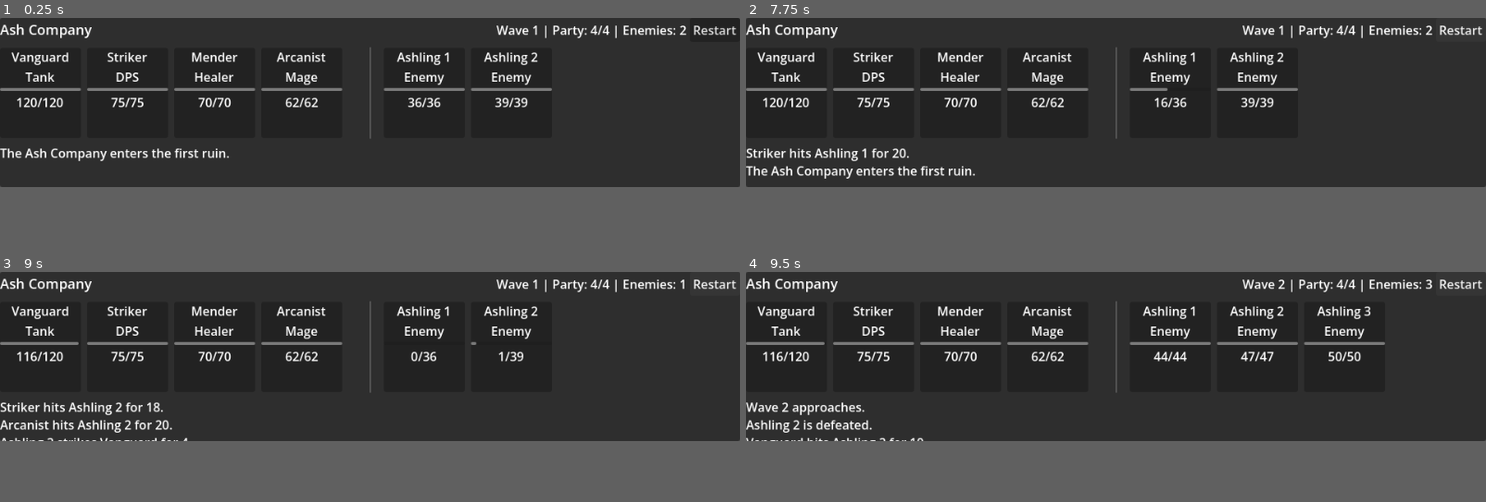
Above: before the commit, frames 1-4 (two rows, left to right).
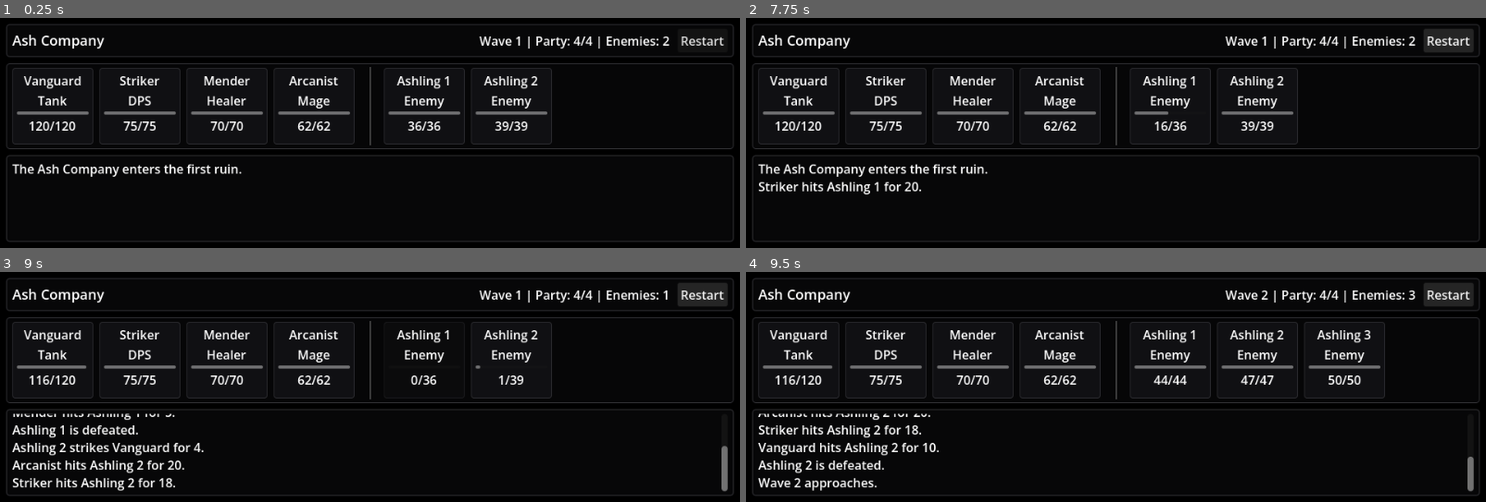
Above: after the commit, the same moments.

Repository: andrePfeiffer/ash-company
Game: Godot game, scene res://scenes/main.tscn
Two runs of this game, one before a commit and one after it. Both use one fixed random seed, a clock stepped at 60 frames per second and the inputs below.
Inputs:
- Up to frame 1 (0.25 s): no input
- Up to frame 2 (7.75 s): click "Restart" at 0.5 s; click "Restart" at 1.25 s; click "Restart" at 2 s; tap Enter at 2.75, 4.25, 5.75 s; tap Space at 3.5, 5, 6.5 s
- Up to frame 3 (9 s): no input
- Up to frame 4 (9.5 s): no input
In our replay, the window is 799x183 before the commit and 799x249 after it. These sizes can differ from the game's own. Grey fills any space a smaller window leaves; there, only what the larger window draws over its background counts as a difference.

The runs differ from the first frame. In frame 1, 56% of the frame differs, in the area x 0-100%, y 0-98%; in frame 2, 56%; in frame 3, 57%; in frame 4, 55%.

Commit message:
Add comments and improve window behavior.

Diff:
--- a/project.godot
+++ b/project.godot
@@ -8,10 +8,6 @@
 
 config_version=5
 
-[animation]
-
-compatibility/default_parent_skeleton_in_mesh_instance_3d=true
-
 [application]
 
 config/name="Ash Company"
@@ -21,11 +17,15 @@
 [display]
 
 window/size/viewport_width=960
-window/size/viewport_height=220
-window/size/resizable=false
+window/size/viewport_height=300
+window/size/borderless=true
+window/size/always_on_top=true
+window/size/transparent=true
 window/size/window_width_override=960
-window/size/window_height_override=220
+window/size/window_height_override=300
+window/per_pixel_transparency/allowed=true
 
 [rendering]
 
 renderer/rendering_method="gl_compatibility"
+viewport/transparent_background=true
--- a/scenes/main.tscn
+++ b/scenes/main.tscn
@@ -1,8 +1,8 @@
-[gd_scene load_steps=2 format=3]
+[gd_scene format=3 uid="uid://7eabvb6dgx0w"]
 
-[ext_resource type="Script" path="res://scripts/main.gd" id="1_main_script"]
+[ext_resource type="Script" uid="uid://l8rgvnl0boy3" path="res://scripts/main.gd" id="1_main_script"]
 
-[node name="Main" type="Control"]
+[node name="Main" type="Control" unique_id=445556928]
 layout_mode = 3
 anchors_preset = 15
 anchor_right = 1.0
--- a/scripts/main.gd
+++ b/scripts/main.gd
@@ -1,14 +1,22 @@
 extends Control
 
+# This MVP keeps everything in one file on purpose.
+# Later we will split this into smaller scripts, such as Combatant.gd, CombatSystem.gd, and CombatLog.gd.
+
 class Combatant:
+	# Display data.
 	var display_name: String
 	var role: String
+
+	# Combat stats.
 	var max_hp: int
 	var hp: int
 	var attack: int
 	var defense: int
 	var heal_power: int
 	var speed: float
+
+	# Runtime state.
 	var action_timer: float = 0.0
 	var is_enemy: bool = false
 
@@ -39,11 +47,17 @@
 		return "%s/%s" % [hp, max_hp]
 
 
+const INITIAL_WINDOW_SIZE := Vector2i(960, 300)
+const LOG_MIN_HEIGHT := 104
+const MAX_LOG_LINES := 80
+
 var party: Array[Combatant] = []
 var enemies: Array[Combatant] = []
 var wave: int = 1
 var combat_started: bool = false
 
+# UI references.
+# These are stored as variables because update_ui() rebuilds parts of the interface every frame.
 var root_box: VBoxContainer
 var top_bar: HBoxContainer
 var battlefield: HBoxContainer
@@ -52,7 +66,8 @@
 var log_label: RichTextLabel
 var status_label: Label
 
-const MAX_LOG_LINES := 8
+# The log keeps more lines than the visible area.
+# RichTextLabel will provide the scrollbar.
 var combat_log: Array[String] = []
 
 
@@ -66,12 +81,14 @@
 	if not combat_started:
 		return
 
+	# Lose condition: every party member is dead.
 	if get_alive(party).is_empty():
 		combat_started = false
 		push_log("The Ash Company fell on wave %s." % wave)
 		update_ui()
 		return
 
+	# Wave clear: all enemies are dead, then the next wave starts immediately.
 	if get_alive(enemies).is_empty():
 		wave += 1
 		spawn_wave(wave)
@@ -79,12 +96,14 @@
 		update_ui()
 		return
 
+	# Party members act automatically when their action timer reaches their speed value.
 	for hero in get_alive(party):
 		hero.action_timer += delta
 		if hero.action_timer >= hero.speed:
 			hero.action_timer = 0.0
 			party_action(hero)
 
+	# Enemies use the same timer system as the party.
 	for enemy in get_alive(enemies):
 		enemy.action_timer += delta
 		if enemy.action_timer >= enemy.speed:
@@ -95,31 +114,48 @@
 
 
 func setup_window() -> void:
+	# Start as a normal resizable window so development is comfortable.
+	# Later we can expose borderless / always-on-top / compact mode as in-game settings.
 	DisplayServer.window_set_mode(DisplayServer.WINDOW_MODE_WINDOWED)
-	DisplayServer.window_set_size(Vector2i(960, 220))
+	DisplayServer.window_set_size(INITIAL_WINDOW_SIZE)
 	DisplayServer.window_set_title("Ash Company - Combat MVP")
-
-	# Keep it off for development. Later we can expose this as a player setting.
-	DisplayServer.window_set_flag(DisplayServer.WINDOW_FLAG_ALWAYS_ON_TOP, false)
+	DisplayServer.window_set_flag(DisplayServer.WINDOW_FLAG_ALWAYS_ON_TOP, true)
 	DisplayServer.window_set_flag(DisplayServer.WINDOW_FLAG_BORDERLESS, false)
 
+	# Transparent windows need both the window flag and a transparent viewport background.
+	# The visible dark panels below are semi-transparent; the empty space around them should show the desktop.
+	DisplayServer.window_set_flag(DisplayServer.WINDOW_FLAG_TRANSPARENT, true)
+	get_tree().root.transparent_bg = true
+
 
 func build_ui() -> void:
-	var background := PanelContainer.new()
-	background.set_anchors_preset(Control.PRESET_FULL_RECT)
-	add_child(background)
+	# MarginContainer gives us padding without drawing an opaque background.
+	# This is important because a full-screen PanelContainer would cover the transparent window.
+	var screen_margin := MarginContainer.new()
+	screen_margin.set_anchors_preset(Control.PRESET_FULL_RECT)
+	screen_margin.add_theme_constant_override("margin_left", 8)
+	screen_margin.add_theme_constant_override("margin_top", 8)
+	screen_margin.add_theme_constant_override("margin_right", 8)
+	screen_margin.add_theme_constant_override("margin_bottom", 8)
+	add_child(screen_margin)
 
 	root_box = VBoxContainer.new()
-	root_box.set_anchors_preset(Control.PRESET_FULL_RECT)
 	root_box.add_theme_constant_override("separation", 8)
-	root_box.offset_left = 10
-	root_box.offset_top = 8
-	root_box.offset_right = -10
-	root_box.offset_bottom = -8
-	background.add_child(root_box)
+	screen_margin.add_child(root_box)
+
+	build_top_bar()
+	build_battlefield()
+	build_log()
+
+
+func build_top_bar() -> void:
+	var top_panel := PanelContainer.new()
+	top_panel.add_theme_stylebox_override("panel", make_panel_style(0.78))
+	root_box.add_child(top_panel)
 
 	top_bar = HBoxContainer.new()
-	root_box.add_child(top_bar)
+	top_bar.add_theme_constant_override("separation", 10)
+	top_panel.add_child(top_bar)
 
 	var title := Label.new()
 	title.text = "Ash Company"
@@ -137,10 +173,18 @@
 	restart_button.pressed.connect(start_new_run)
 	top_bar.add_child(restart_button)
 
+
+func build_battlefield() -> void:
+	var battlefield_panel := PanelContainer.new()
+	battlefield_panel.add_theme_stylebox_override("panel", make_panel_style(0.72))
+	battlefield_panel.size_flags_vertical = Control.SIZE_EXPAND_FILL
+	root_box.add_child(battlefield_panel)
+
 	battlefield = HBoxContainer.new()
+	battlefield.size_flags_horizontal = Control.SIZE_EXPAND_FILL
 	battlefield.size_flags_vertical = Control.SIZE_EXPAND_FILL
 	battlefield.add_theme_constant_override("separation", 16)
-	root_box.add_child(battlefield)
+	battlefield_panel.add_child(battlefield)
 
 	party_box = HBoxContainer.new()
 	party_box.size_flags_horizontal = Control.SIZE_EXPAND_FILL
@@ -155,23 +199,54 @@
 	enemy_box.add_theme_constant_override("separation", 8)
 	battlefield.add_child(enemy_box)
 
+
+func build_log() -> void:
+	var log_panel := PanelContainer.new()
+	log_panel.add_theme_stylebox_override("panel", make_panel_style(0.82))
+	log_panel.custom_minimum_size = Vector2(0, LOG_MIN_HEIGHT)
+	log_panel.size_flags_vertical = Control.SIZE_EXPAND_FILL
+	root_box.add_child(log_panel)
+
 	log_label = RichTextLabel.new()
 	log_label.bbcode_enabled = true
 	log_label.fit_content = false
-	log_label.scroll_active = false
-	log_label.custom_minimum_size = Vector2(0, 56)
-	root_box.add_child(log_label)
+
+	# This is the important part for the combat log.
+	# scroll_active enables the scrollbar, and scroll_following keeps the newest line visible.
+	log_label.scroll_active = true
+	log_label.scroll_following = true
+	log_label.size_flags_horizontal = Control.SIZE_EXPAND_FILL
+	log_label.size_flags_vertical = Control.SIZE_EXPAND_FILL
+	log_panel.add_child(log_label)
+
+
+func make_panel_style(alpha: float) -> StyleBoxFlat:
+	# StyleBoxFlat lets us create readable panels without making the whole window opaque.
+	var style := StyleBoxFlat.new()
+	style.bg_color = Color(0.035, 0.035, 0.04, alpha)
+	style.border_color = Color(0.23, 0.23, 0.25, minf(alpha + 0.12, 1.0))
+	style.set_border_width_all(1)
+	style.set_corner_radius_all(4)
+	style.content_margin_left = 8
+	style.content_margin_top = 6
+	style.content_margin_right = 8
+	style.content_margin_bottom = 6
+	return style
 
 
 func start_new_run() -> void:
 	wave = 1
 	combat_log.clear()
+
+	# Four fixed archetypes for the first MVP.
+	# Builds/items will make them flexible later, but the base roles stay readable.
 	party = [
 		Combatant.new("Vanguard", "Tank", 120, 9, 5, 0, 1.4),
 		Combatant.new("Striker", "DPS", 75, 17, 1, 0, 1.0),
 		Combatant.new("Mender", "Healer", 70, 7, 1, 15, 1.7),
 		Combatant.new("Arcanist", "Mage", 62, 20, 0, 0, 1.8),
 	]
+
 	spawn_wave(wave)
 	combat_started = true
 	push_log("The Ash Company enters the first ruin.")
@@ -179,8 +254,10 @@
 
 
 func spawn_wave(current_wave: int) -> void:
+	# Enemy count slowly increases, but is capped so the UI stays readable.
 	var enemy_count := mini(2 + int(current_wave / 2), 5)
 	enemies.clear()
+
 	for index in enemy_count:
 		var hp := 28 + current_wave * 8 + index * 3
 		var atk := 5 + current_wave * 2
@@ -190,6 +267,8 @@
 
 
 func party_action(hero: Combatant) -> void:
+	# Mender tries to heal before attacking.
+	# The 72% threshold is arbitrary for now; later this can become a build/stat setting.
 	if hero.display_name == "Mender":
 		var wounded := get_most_wounded_ally()
 		if wounded != null and wounded.hp < wounded.max_hp * 0.72:
@@ -198,6 +277,8 @@
 			push_log("Mender heals %s for %s." % [wounded.display_name, amount])
 			return
 
+	# Everyone else attacks the first living enemy.
+	# Later we can add targeting rules such as lowest HP, highest threat, marked target, etc.
 	var target := get_first_alive(enemies)
 	if target == null:
 		return
@@ -224,12 +305,14 @@
 
 
 func calculate_damage(raw_attack: int, target_defense: int) -> int:
+	# Small random variance keeps the log from feeling too mechanical.
 	var variance := randi_range(-2, 3)
 	return maxi(1, raw_attack + variance - target_defense)
 
 
 func get_enemy_target() -> Combatant:
 	# Enemies prefer the Vanguard while he is alive.
+	# This gives us the first version of a tank/aggro system.
 	for hero in party:
 		if hero.display_name == "Vanguard" and hero.is_alive():
 			return hero
@@ -241,6 +324,8 @@
 	if alive_party.is_empty():
 		return null
 
+	# Sort by HP percentage, not raw HP.
+	# Example: 30/60 is more wounded than 50/120.
 	alive_party.sort_custom(func(a: Combatant, b: Combatant) -> bool:
 		return float(a.hp) / float(a.max_hp) < float(b.hp) / float(b.max_hp)
 	)
@@ -270,12 +355,15 @@
 
 
 func rebuild_combatant_cards(container: HBoxContainer, combatants: Array[Combatant]) -> void:
+	# This is simple and readable, but not the most efficient approach.
+	# Later we can keep card nodes alive and only update their labels/bars.
 	for child in container.get_children():
 		child.queue_free()
 
 	for combatant in combatants:
 		var card := PanelContainer.new()
-		card.custom_minimum_size = Vector2(105, 78)
+		card.custom_minimum_size = Vector2(105, 80)
+		card.add_theme_stylebox_override("panel", make_card_style(combatant))
 		container.add_child(card)
 
 		var box := VBoxContainer.new()
@@ -304,7 +392,24 @@
 		box.add_child(hp_label)
 
 
+func make_card_style(combatant: Combatant) -> StyleBoxFlat:
+	# Dead units are darker so it is easier to read the battlefield quickly.
+	var alpha := 0.72 if combatant.is_alive() else 0.36
+	var style := StyleBoxFlat.new()
+	style.bg_color = Color(0.08, 0.08, 0.09, alpha)
+	style.border_color = Color(0.22, 0.22, 0.24, alpha)
+	style.set_border_width_all(1)
+	style.set_corner_radius_all(3)
+	style.content_margin_left = 6
+	style.content_margin_top = 5
+	style.content_margin_right = 6
+	style.content_margin_bottom = 5
+	return style
+
+
 func push_log(message: String) -> void:
-	combat_log.push_front(message)
+	# New messages go to the bottom.
+	# This matches the scrollbar behavior: the log follows the newest line.
+	combat_log.push_back(message)
 	if combat_log.size() > MAX_LOG_LINES:
-		combat_log.resize(MAX_LOG_LINES)
+		combat_log.pop_front()
Not shown, changed: .gitignore
